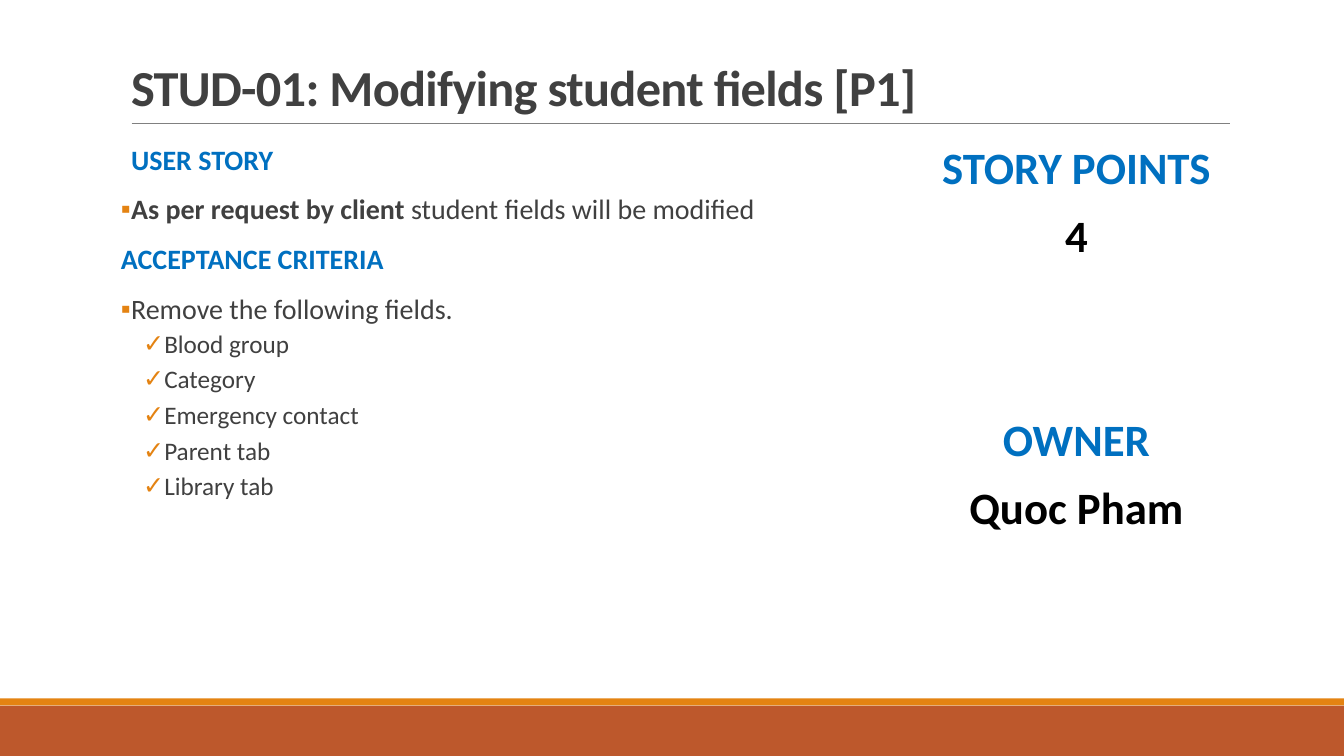
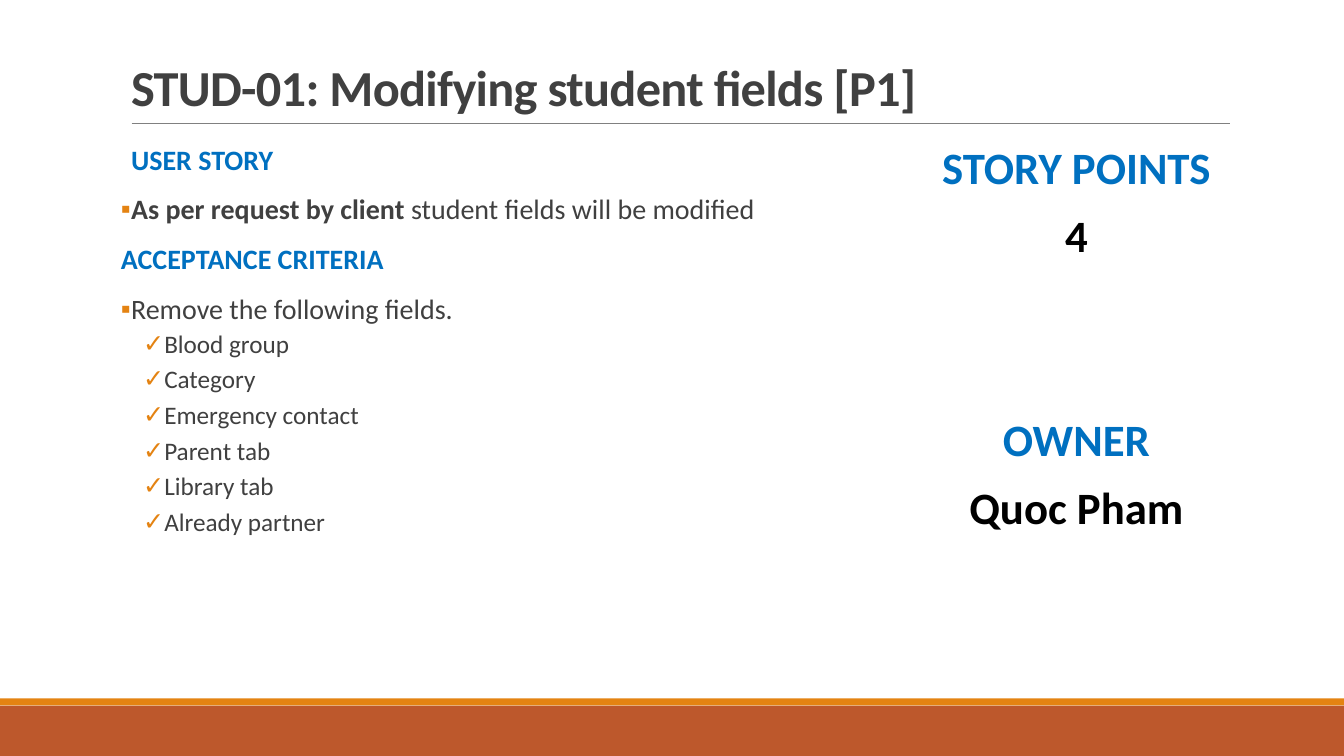
Before and after one commit to huynguyenpuf/puf_module, a slide deck: slide 11 of Documents/Sprint-1/MINF-Sprint-1.pptx. Drawn at 1344x756 pixels with LibreOffice and Linux fonts; fonts in the diff are those of the drawing. Boxes give left, top, right and bottom in pixels: in the first picture for what was removed or moved away, otherwise in the second. Text is boxed around its words. In the diff, an @@ line names an element or a change of style, - is before the commit and + after.

```diff
--- a/Documents/Sprint-1/MINF-Sprint-1.pptx
+++ b/Documents/Sprint-1/MINF-Sprint-1.pptx
@@ text at (164, 513, 325, 535): paragraph added @@
+  ✓ Already partner
```
Also in this commit, not shown: 1 other slide changed.
